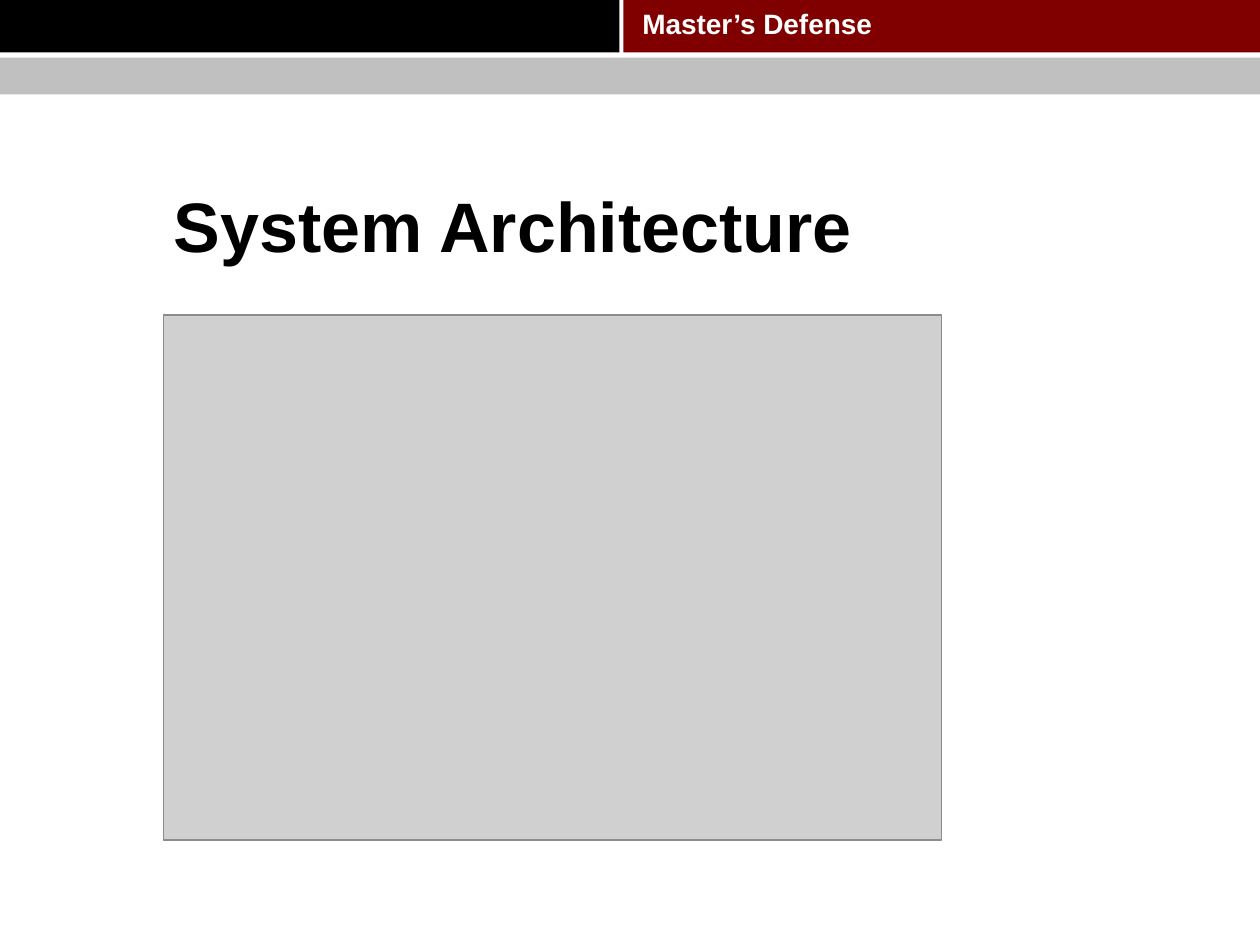
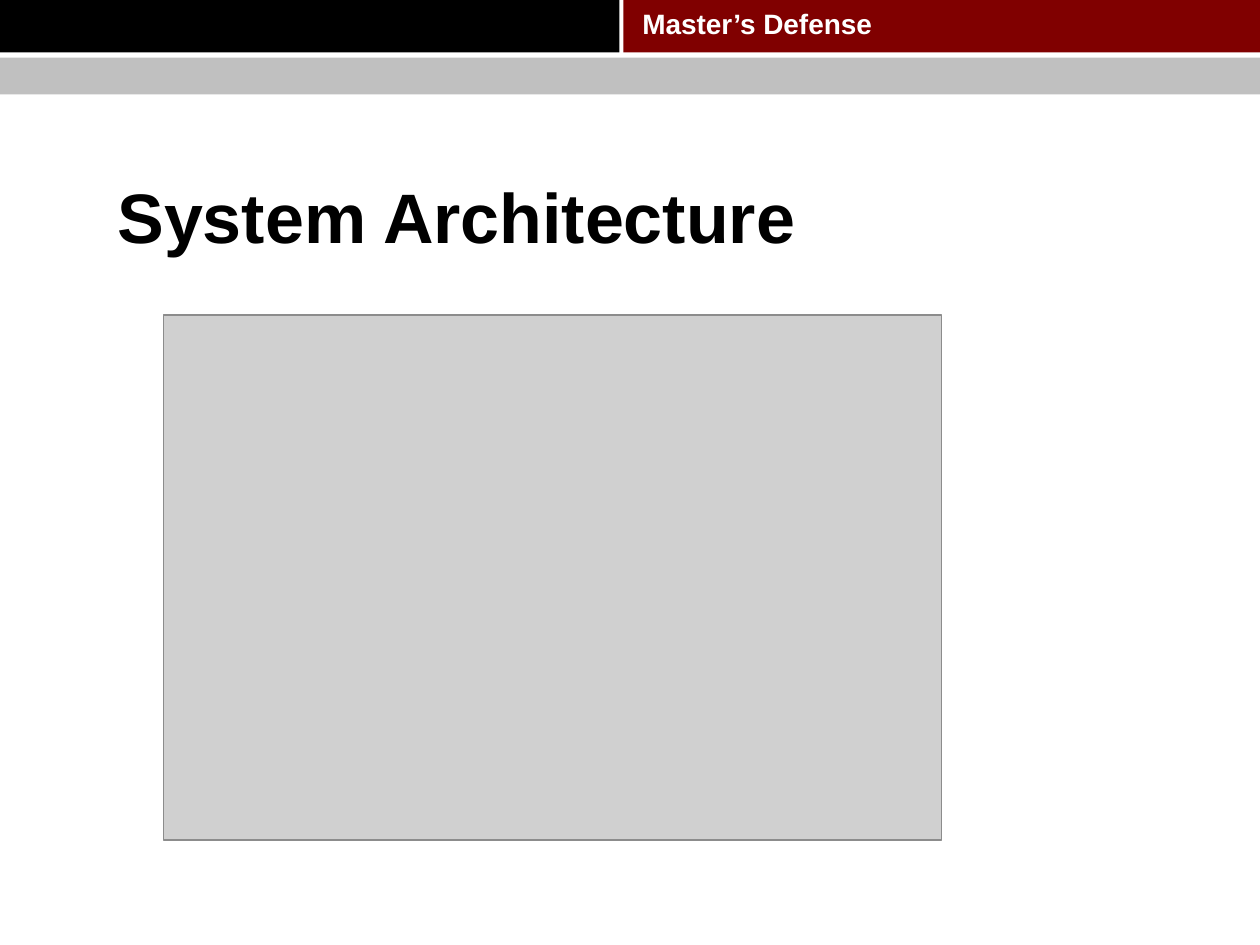
Before and after one commit to pkushiqiang/thesis, a slide deck: slide 21 of media/Master's thesis.pptx (slide 22 before the commit). Drawn at 1260x945 pixels with LibreOffice and Linux fonts; fonts in the diff are those of the drawing; grey boxes stand for pictures; background and template pictures are left out. Boxes give left, top, right and bottom in pixels: in the first picture for what was removed or moved away, otherwise in the second. Text is boxed around its words. In the diff, an @@ line names an element or a change of style, - is before the commit and + after.

```diff
--- a/media/Master's thesis.pptx
+++ b/media/Master's thesis.pptx
@@ title "System Architecture": place and size @@
-title "System Architecture" at bbox=[174, 201, 851, 265]
+title "System Architecture" at bbox=[117, 192, 795, 256]
```
Also in this commit, not shown: 11 other slides changed, 4 slides added, 3 slides removed.
